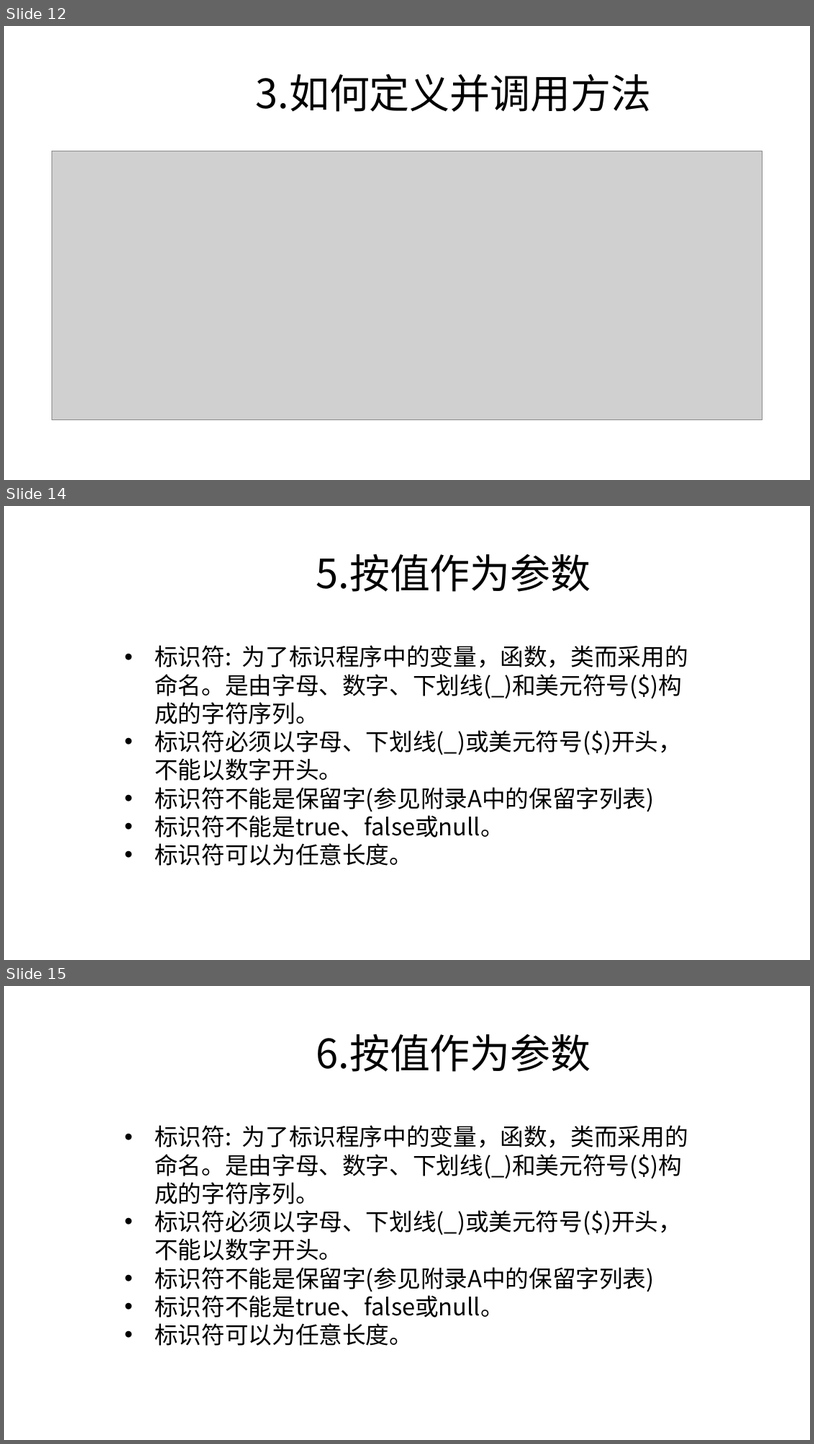
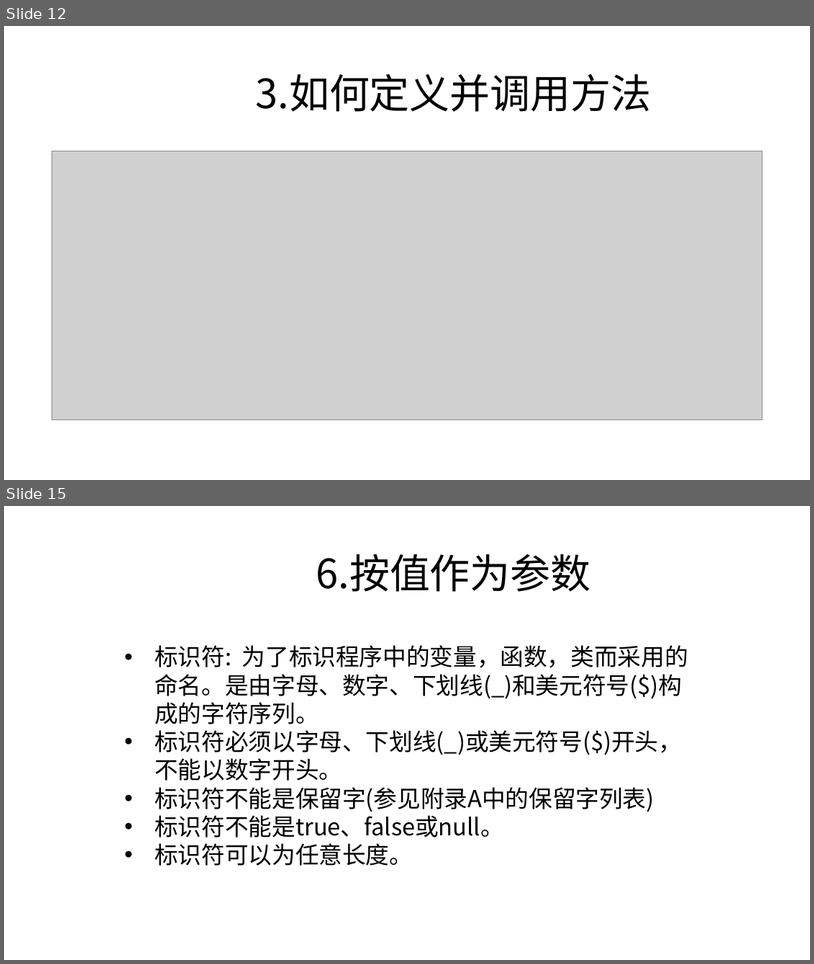
Before and after one commit to zjyesir/hmc_java_1, a slide deck: ppt/2.3 方法.pptx. Shown one above the other, each under a label of ours: slides 12, 14 and 15 before the commit, slides 12 and 15 after it; the slides between them are not shown. The pictures are 814x1444 and 814x964 pixels, drawn with LibreOffice and Linux fonts; fonts in the diff are those of the drawing; grey boxes stand for pictures; background and template pictures are left out. Boxes give left, top, right and bottom in pixels: in the first picture for what was removed or moved away, otherwise in the second. Text is boxed around its words. In the diff, an @@ line names an element or a change of style, - is before the commit and + after.

```diff
--- a/ppt/2.3 方法.pptx
+++ b/ppt/2.3 方法.pptx
@@ slide 14 removed at <box>4,506,810,960</box>, background picture (left out) @@
@@ text removed at <box>316,554,592,592</box> @@
-5.按值作为参数
@@ text removed at <box>154,645,689,865</box> @@
-• 标识符: 为了标识程序中的变量，函数，类而采用的命名。是由字母、数字、下划线(_)和美元符号($)构成的字符序列。
-• 标识符必须以字母、下划线(_)或美元符号($)开头，不能以数字开头。
-• 标识符不能是保留字(参见附录A中的保留字列表)
-• 标识符不能是true、false或null。
-• 标识符可以为任意长度。
```
Also in this commit, not shown: 2 slides changed, 11 slides added, 13 other slides removed, 2 other files.
